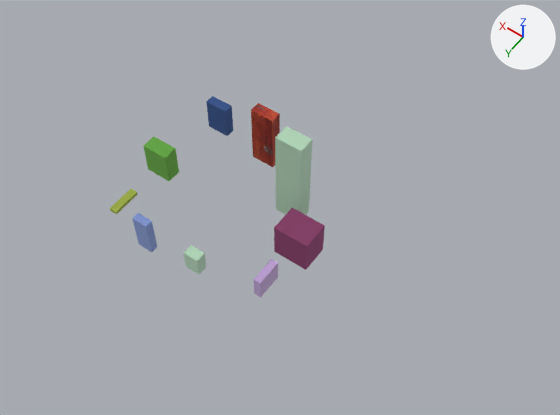
The glTF model public/models/world.glb: old version first, new version second.
Both versions are drawn from a 50 mm camera at (-177.0, 191.0, 328.0) aimed at (-36.0, -5.0, 19.0). Arrows for +X, +Y and +Z are at upper right; the lights stay in place. Where no turn or scale is listed for an object, it has been applied to the vertices.
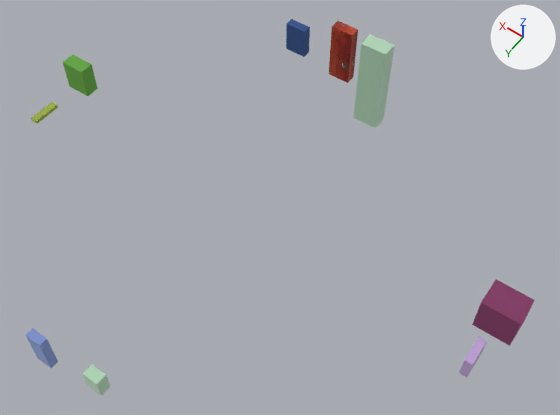
Pixel boxes (x1, y1, x2, y2) of what changed, in the pictures (560 x 415 px):
'Box006', moved: before (275, 126, 312, 215); after (353, 34, 395, 128)
'Box008', moved: before (274, 208, 325, 270); after (472, 279, 534, 346)
'Box007', moved: before (251, 103, 280, 167); after (329, 21, 358, 83)
'Box004', moved: before (143, 137, 179, 181); after (63, 55, 98, 96)
'Box005', moved: before (206, 96, 233, 136); after (286, 19, 310, 57)
'Box001', moved: before (132, 213, 157, 252); after (26, 328, 58, 368)
'Box003', moved: before (253, 259, 278, 297); after (459, 336, 487, 377)
'Box002', moved: before (184, 245, 206, 274); after (83, 364, 110, 396)
'col1', moved: before (110, 189, 138, 214); after (31, 102, 58, 124)

Diff of the bpy script that builds the scene:
```diff
--- a/public/models/world.glb.py
+++ b/public/models/world.glb.py
@@ ob_col1 @@
 ob_col1 = bpy.data.objects.new('col1', me_col1)
-ob_col1.location = (42.6, 28.8, 0.0)
+ob_col1.location = (126.0, 6.5, 0.0)
@@ ob_box001 @@
 ob_box001 = bpy.data.objects.new('Box001', me_box001)
-ob_box001.location = (13.3, 42.6, 0.0)
+ob_box001.location = (7.8, 118.5, 0.0)
@@ ob_box002 @@
 ob_box002 = bpy.data.objects.new('Box002', me_box002)
-ob_box002.location = (-15.1, 38.3, 0.0)
+ob_box002.location = (-20.5, 114.1, 0.0)
@@ ob_box003 @@
 ob_box003 = bpy.data.objects.new('Box003', me_box003)
-ob_box003.location = (-50.5, 26.7, 0.0)
+ob_box003.location = (-152.4, 6.2, 0.0)
@@ ob_box004 @@
 ob_box004 = bpy.data.objects.new('Box004', me_box004)
-ob_box004.location = (40.1, -0.7, 0.0)
+ob_box004.location = (123.5, -23.1, 0.0)
@@ ob_box005 @@
 ob_box005 = bpy.data.objects.new('Box005', me_box005)
-ob_box005.location = (34.2, -44.7, 0.0)
+ob_box005.location = (36.9, -126.6, 0.0)
@@ ob_box006 @@
 ob_box006 = bpy.data.objects.new('Box006', me_box006)
-ob_box006.location = (-33.9, -19.6, 0.0)
+ob_box006.location = (-31.2, -101.5, 0.0)
@@ ob_box007 @@
 ob_box007 = bpy.data.objects.new('Box007', me_box007)
-ob_box007.location = (-0.9, -41.1, 0.0)
+ob_box007.location = (1.8, -123.1, 0.0)
@@ ob_box008 @@
 ob_box008 = bpy.data.objects.new('Box008', me_box008)
-ob_box008.location = (-51.7, 0.1, 0.0)
+ob_box008.location = (-153.6, -20.4, 0.0)
```
